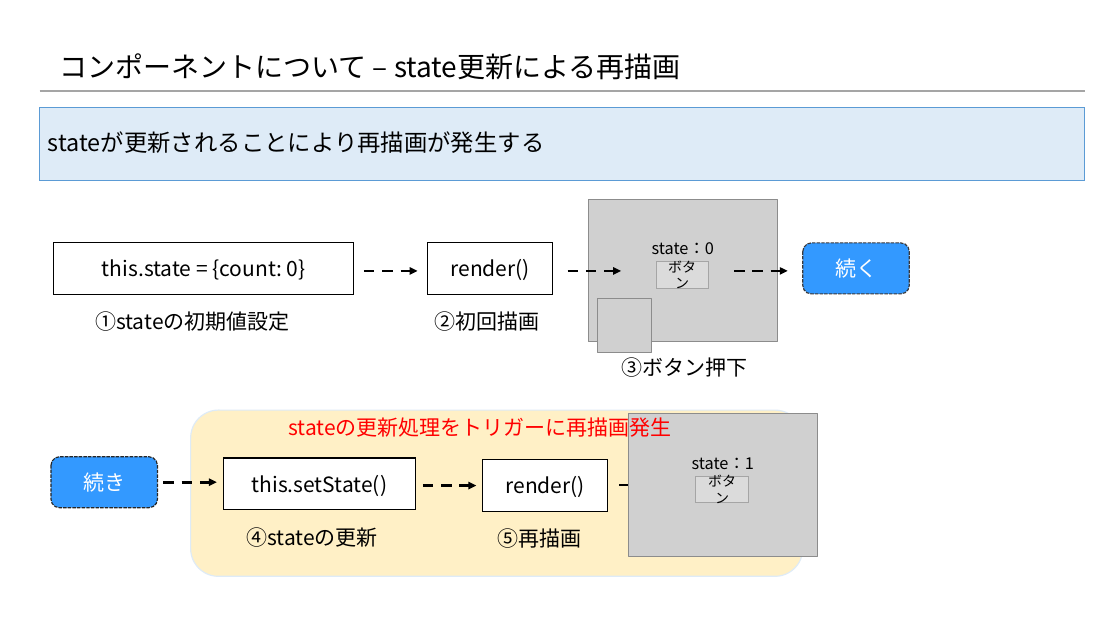
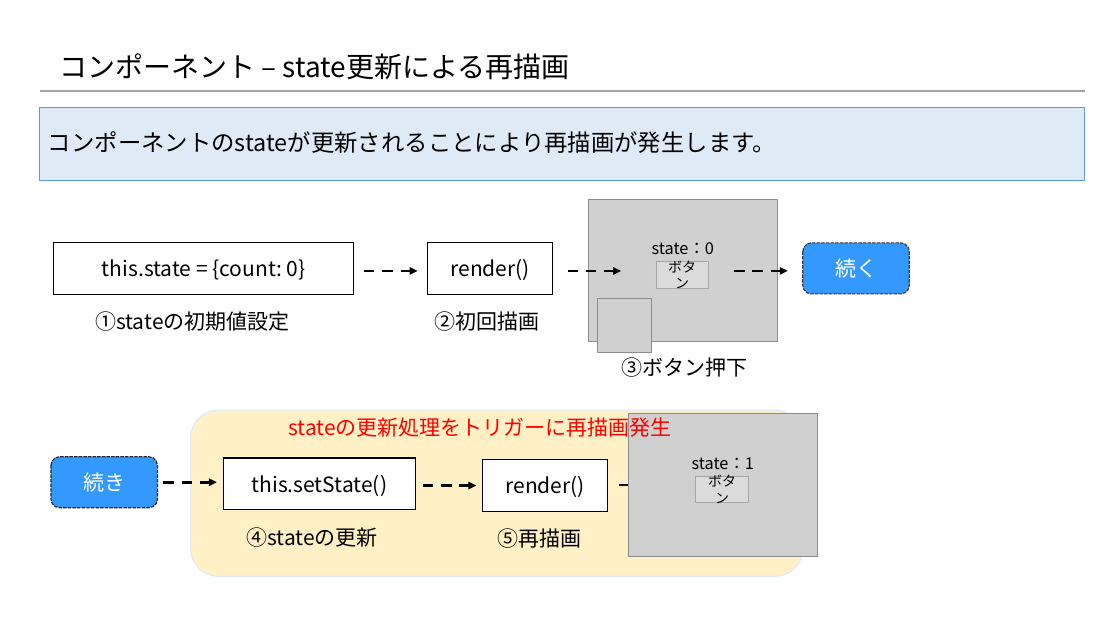
Before and after one commit to 2018SYSTEMI34/diary, a slide deck: slide 7 of doc/02_SlideShare/01.ネタ/２_Reactの基礎/2-2_Reactの基礎知識 ～コンポーネント編～.pptx. Drawn at 1120x630 pixels with LibreOffice and Linux fonts; fonts in the diff are those of the drawing; grey boxes stand for pictures; background and template pictures are left out. Boxes give left, top, right and bottom in pixels: in the first picture for what was removed or moved away, otherwise in the second. Text is boxed around its words. In the diff, an @@ line names an element or a change of style, - is before the commit and + after.

```diff
--- a/doc/02_SlideShare/01.ネタ/２_Reactの基礎/2-2_Reactの基礎知識 ～コンポーネント編～.pptx
+++ b/doc/02_SlideShare/01.ネタ/２_Reactの基礎/2-2_Reactの基礎知識 ～コンポーネント編～.pptx
@@ title at (x1=59, y1=53, x2=570, y2=80): text changed @@
-コンポーネントについて – state更新による再描画
+コンポーネント – state更新による再描画
@@ text in rectangle at (x1=48, y1=131, x2=776, y2=153): text changed @@
-stateが更新されることにより再描画が発生する
+コンポーネントのstateが更新されることにより再描画が発生します。
```
Also in this commit, not shown: 7 other slides changed, 2 other files.
